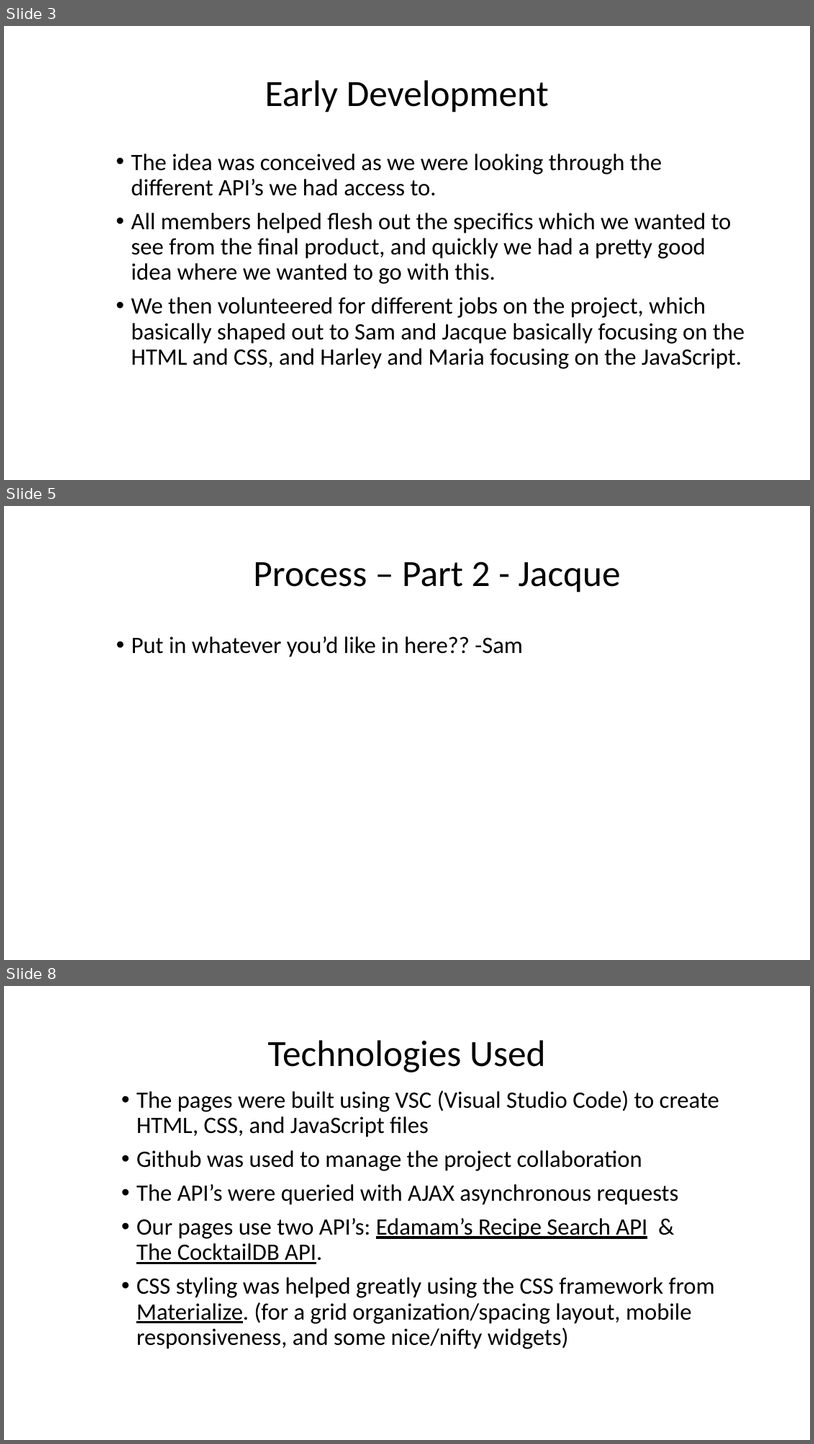
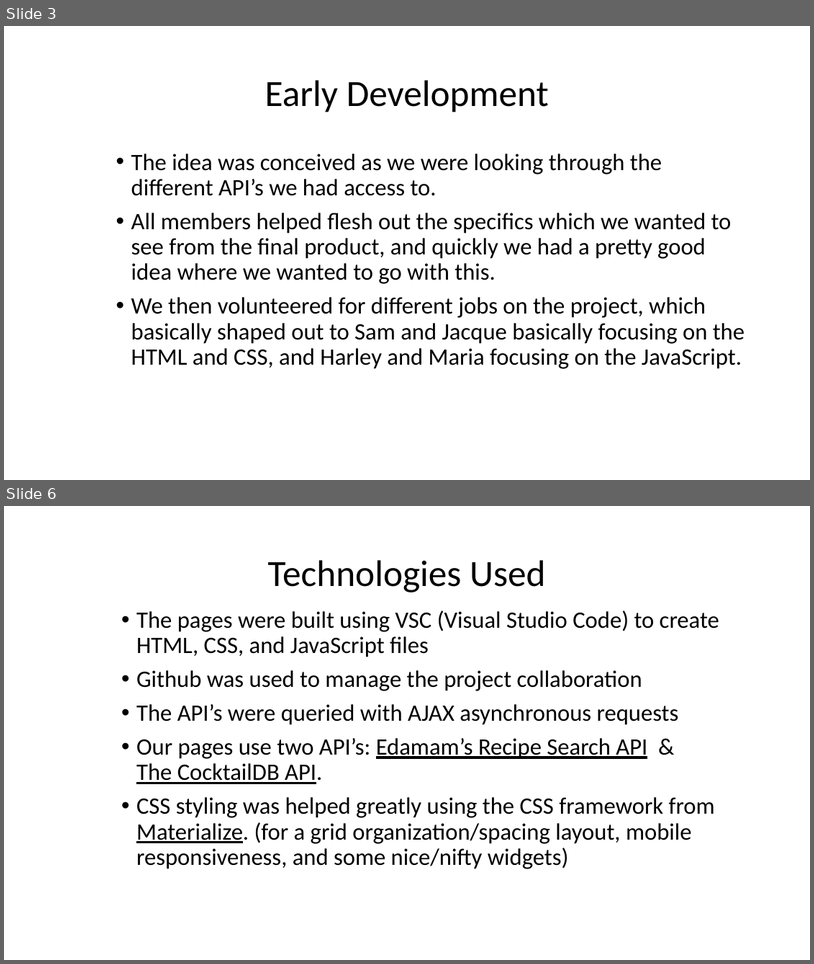
Before and after one commit to ZonkeyStripes/Project1, a slide deck: Assets/Group_Project_1_presentation.pptx. Shown one above the other, each under a label of ours: slides 3, 5 and 8 before the commit, slides 3 and 6 after it; the slides between them are not shown. The pictures are 814x1444 and 814x964 pixels, drawn with LibreOffice and Linux fonts; fonts in the diff are those of the drawing; background and template pictures are left out. Boxes give left, top, right and bottom in pixels: in the first picture for what was removed or moved away, otherwise in the second. Text is boxed around its words. In the diff, an @@ line names an element or a change of style, - is before the commit and + after.

```diff
--- a/Assets/Group_Project_1_presentation.pptx
+++ b/Assets/Group_Project_1_presentation.pptx
@@ slide 5 removed at (4,506,810,960), background picture (left out) @@
@@ title removed at (253,561,621,592) @@
-Process – Part 2 - Jacque
@@ text removed at (131,636,523,657) @@
-• Put in whatever you’d like in here?? -Sam
@@ what was slide 8 is now slide 6 @@
```
Also in this commit, not shown: 2 slides changed, 1 other slide removed.
